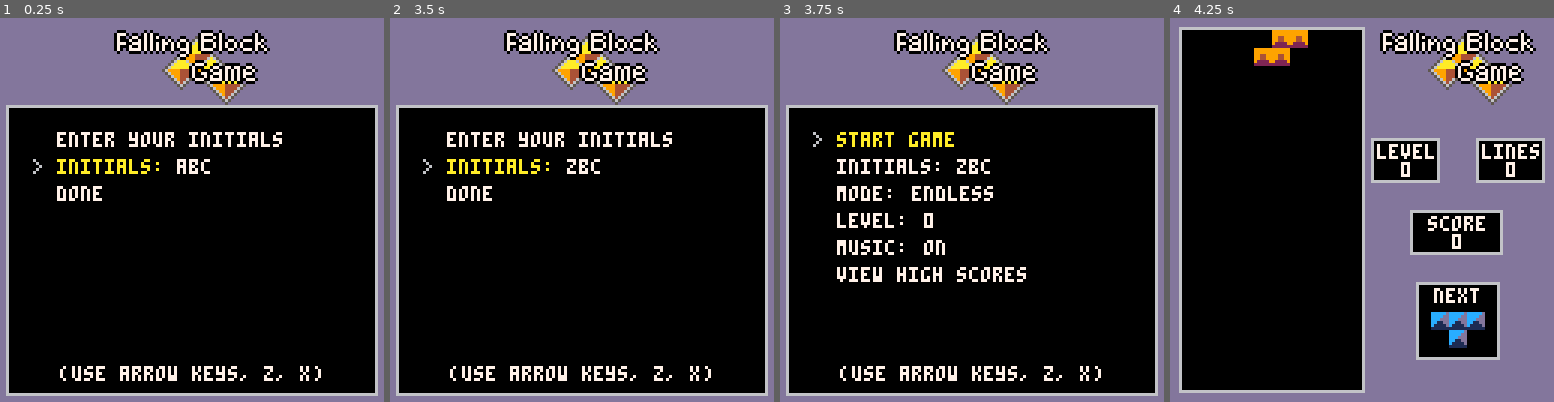
Above: before the commit, frames 1-4 (left to right).
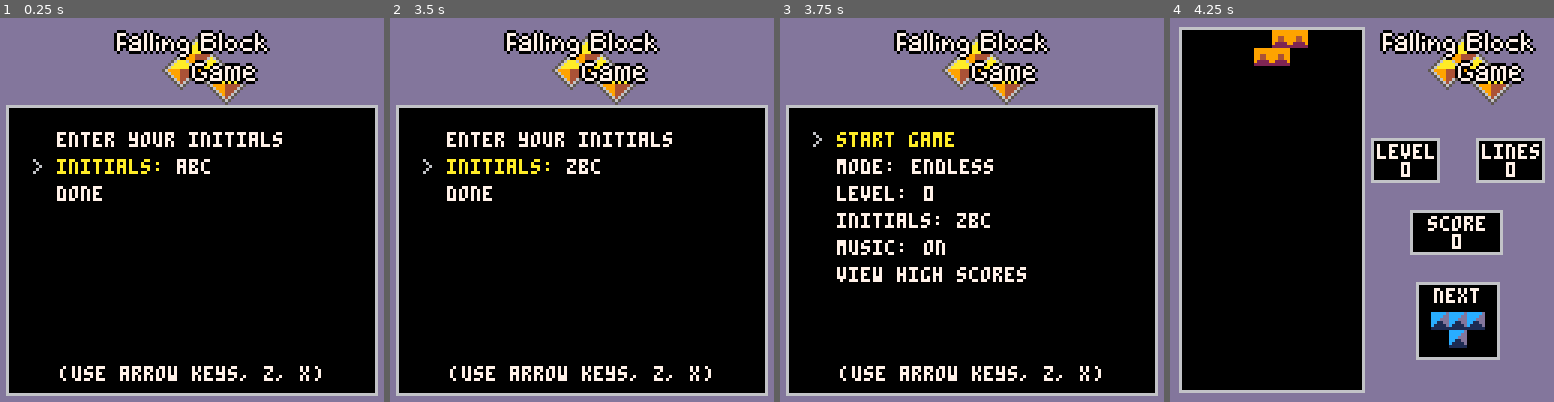
Above: after the commit, the same moments.

Repository: jaredkrinke/pico-8-fbg
Game: PICO-8 cartridge fbg.p8
The game is run twice, just before and just after one commit, with the same random seed, the same clock (stepped at 60 frames per second) and the same inputs.
Inputs:
- Up to frame 1 (0.25 s): no input
- Up to frame 2 (3.5 s): tap X (X key) at 0.33, 1.07, 1.85, 2.97 s; tap O (Z key) at 0.7, 1.7, 2.1, 2.5, 2.9, 3.3 s; hold Right 1.6-2.1 s; hold Up 2.15-2.42 s; hold Right 2.47-3.03 s; hold Left from 3.08 s (still down)
- Up to frame 3 (3.75 s): release Left at 3.58 s; hold Down from 3.63 s (still down); tap O (Z key) at 3.7 s
- Up to frame 4 (4.25 s): release Down at 3.97 s; hold Right from 4.02 s (still down); tap X (X key) at 4.08 s; tap O (Z key) at 4.1 s

Frames 1-2 are identical in both runs. In frame 3, 1.9% of the frame differs, in the area x 14-56%, y 36-55%; in frame 4, nothing differs.

Commit message:
Rearrange main menu

Diff:
--- a/fbg.p8
+++ b/fbg.p8
@@ -1290,9 +1290,9 @@
             game_start()
         end,
     }),
-    choice_initials,
     choice_mode,
     choice_level,
+    choice_initials,
     choice_music,
     menu_item.create({
         label = "view high scores",
